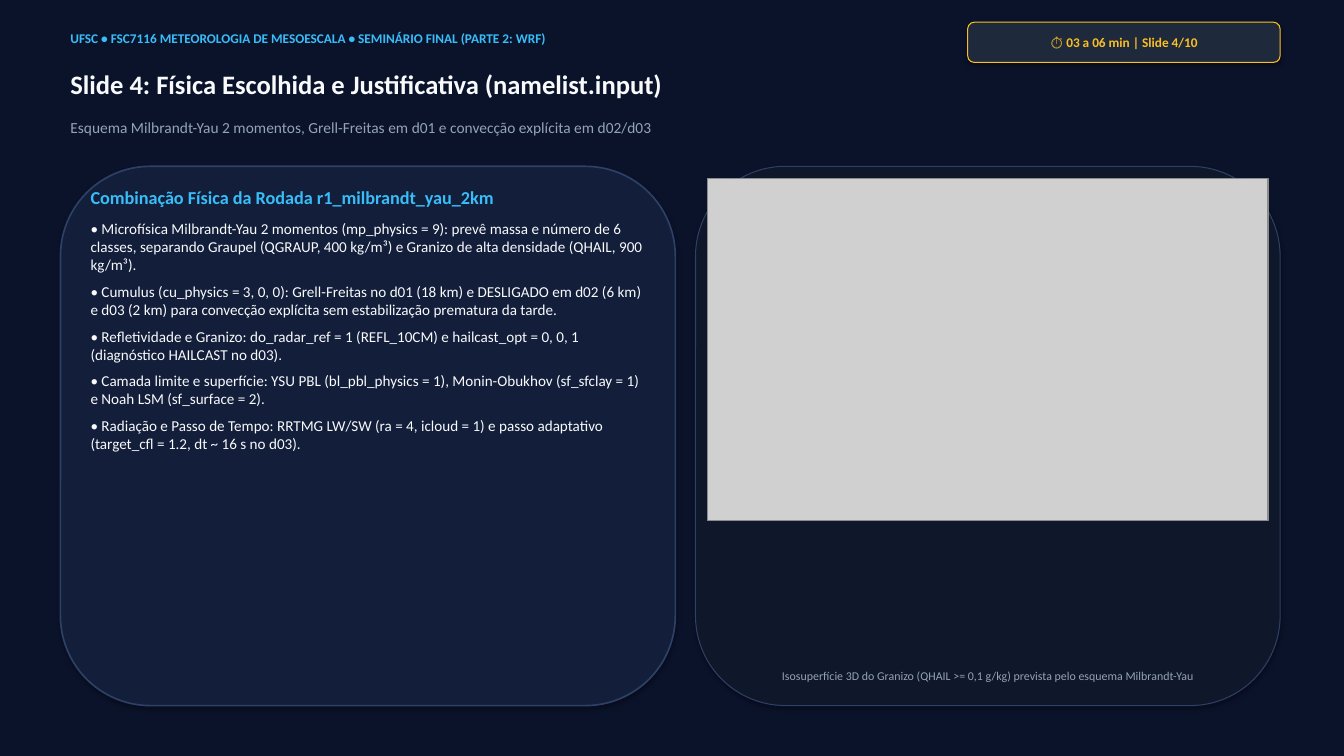
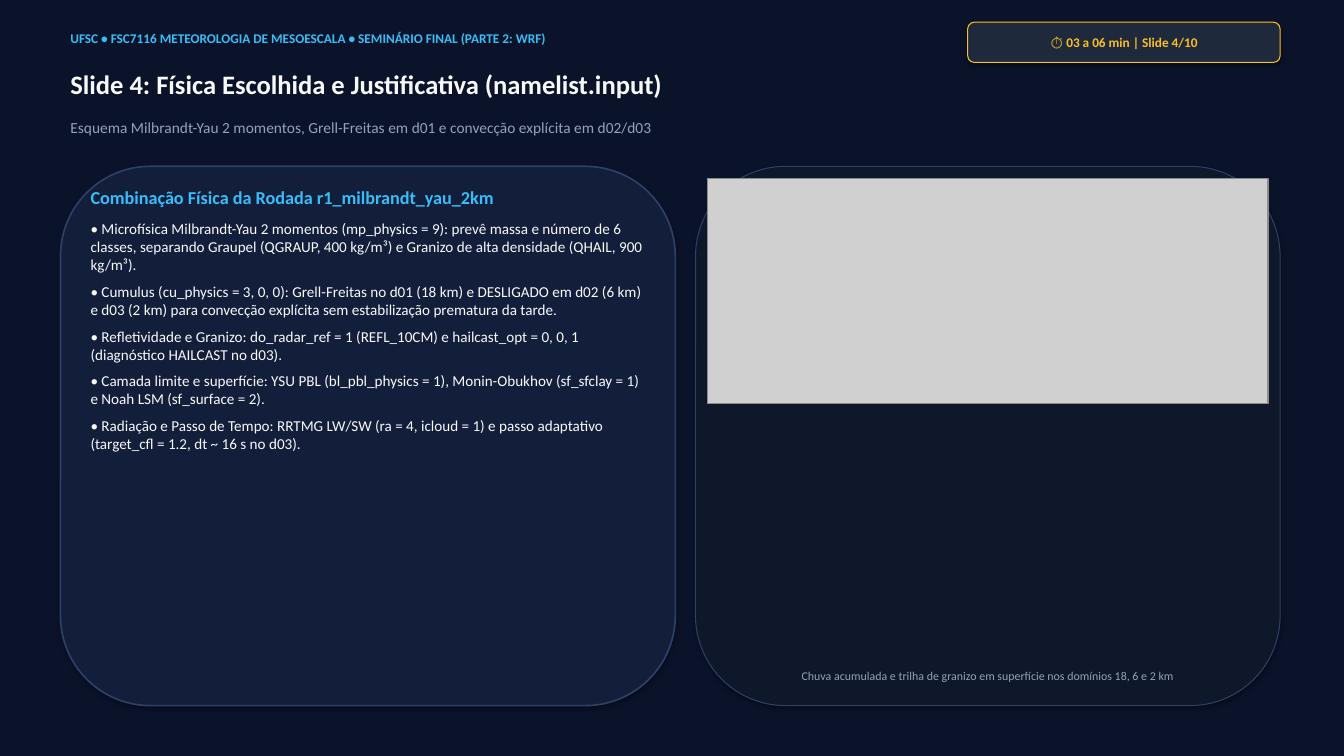
Before and after one commit to reinaldohaas/tarefa-meso, a slide deck: slide 4 of apresentacao/apresentacao_wrf_granizo.pptx. Drawn at 1344x756 pixels with LibreOffice and Linux fonts; fonts in the diff are those of the drawing; grey boxes stand for pictures. Boxes give left, top, right and bottom in pixels: in the first picture for what was removed or moved away, otherwise in the second. Text is boxed around its words. In the diff, an @@ line names an element or a change of style, - is before the commit and + after.

```diff
--- a/apresentacao/apresentacao_wrf_granizo.pptx
+++ b/apresentacao/apresentacao_wrf_granizo.pptx
@@ picture: place and size @@
-picture at [708,178,1268,521]
+picture at [708,178,1268,404]
@@ text at [802,672,1174,682]: text changed @@
-Isosuperfície 3D do Granizo (QHAIL >= 0,1 g/kg) prevista pelo esquema Milbrandt-Yau
+Chuva acumulada e trilha de granizo em superfície nos domínios 18, 6 e 2 km
```
Also in this commit, not shown: 1 other slide changed, 22 other files.
